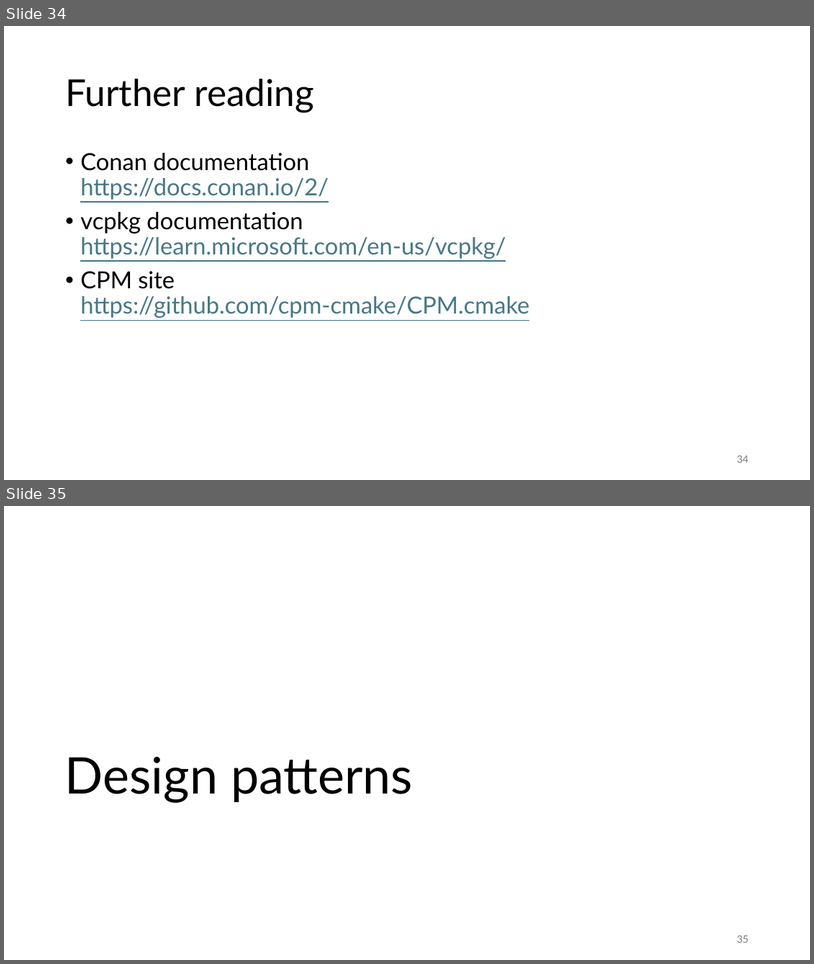
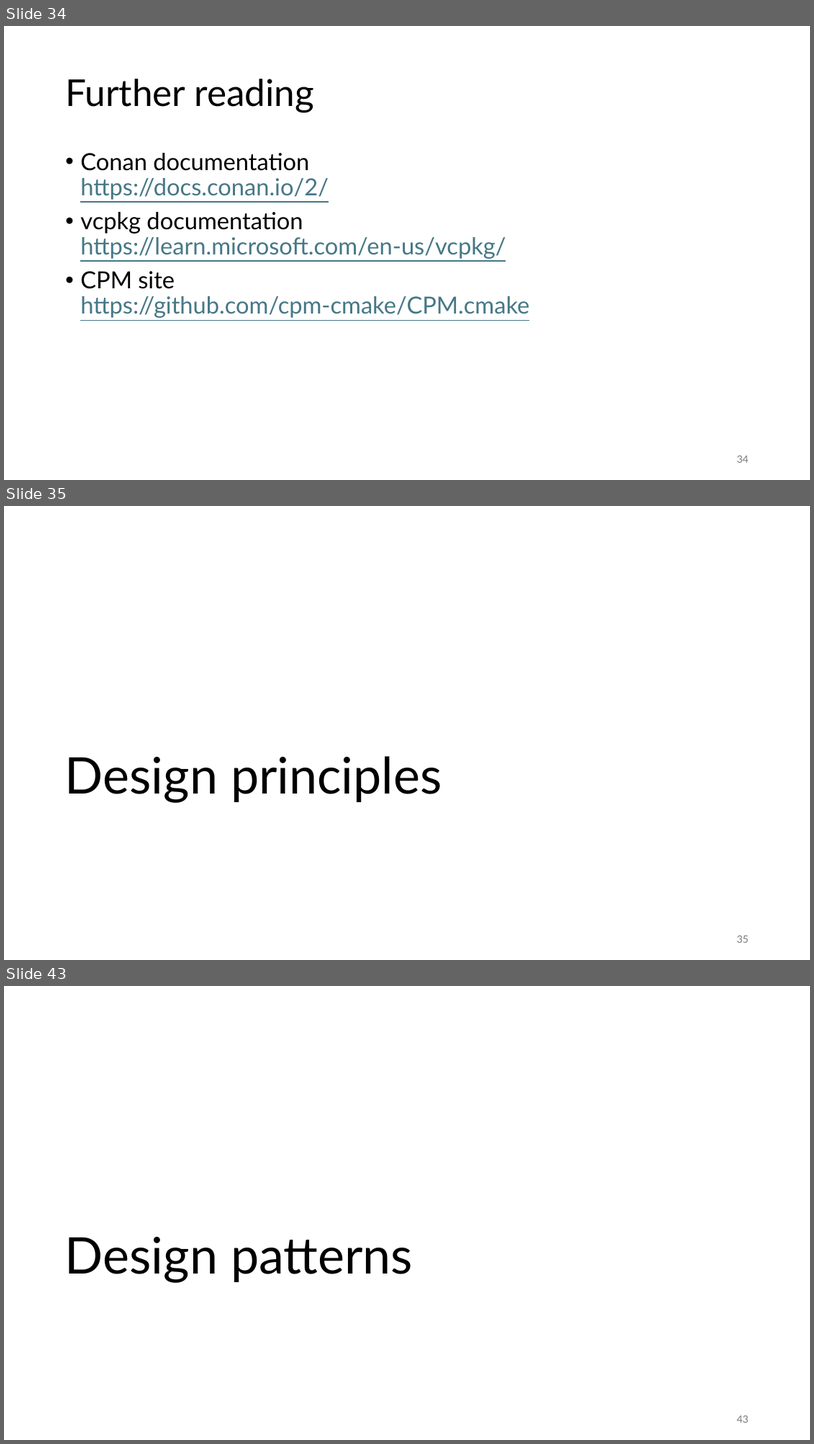
Before and after one commit to gjbex/C-plus-plus-software-engineering, a slide deck: cpp_software_engineering.pptx. Shown one above the other, each under a label of ours: slides 34 and 35 before the commit, slides 34, 35 and 43 after it; the slides between them are not shown. The pictures are 814x964 and 814x1444 pixels, drawn with LibreOffice and Linux fonts; fonts in the diff are those of the drawing. Boxes give left, top, right and bottom in pixels: in the first picture for what was removed or moved away, otherwise in the second. Text is boxed around its words. In the diff, an @@ line names an element or a change of style, - is before the commit and + after.

```diff
--- a/cpp_software_engineering.pptx
+++ b/cpp_software_engineering.pptx
@@ slide 35 added at (4, 506, 810, 960), background #FFFFFF @@
@@ title added at (65, 756, 442, 803), 60 pt, text #000000 @@
+Design principles
@@ page number added at (737, 935, 748, 942), 12 pt, text #797979 @@
+35
@@ what was slide 35 is now slide 43 @@
@@ page number at (737, 1415, 748, 1422): text changed @@
-35
+43
```
Also in this commit, not shown: 4 slides changed, 8 other slides added.
